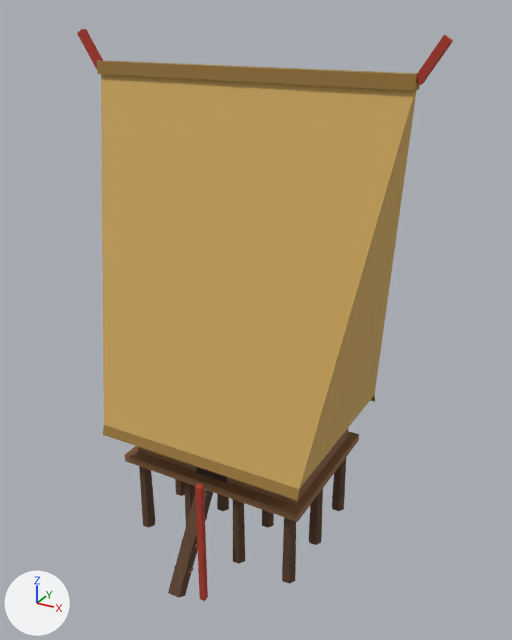
The glTF model apps/web/src/assets/models/viet/viet_nha_rong.glb: old version first, new version second.
Before and after are seen from a 50 mm lens placed at (0.633, -1.059, 1.035), pointed at (0.04, 0.02, 0.496). Arrows for +X, +Y and +Z are at lower left; the lights stay in place. The older version comes first. Vertices at exactly the same position are counted once.

Objects in the first picture: 'viet_nha_rong'.
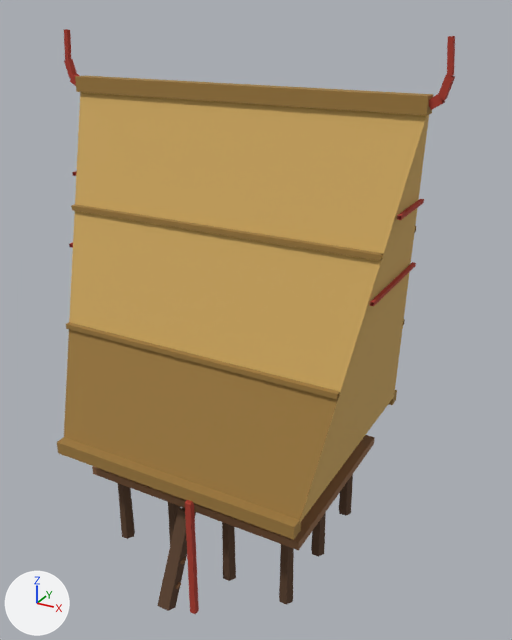
Changed parts and their boxes [x1, y1, x2, y2] in the pictures (512 x 640 px; the box of a moved part takes in the faces that stretch with it):
'viet_nha_rong', reshaped: before [77, 29, 453, 601]; after [57, 29, 455, 614]
part 1 of me_viet_nha_rong, added (brown): after [118, 483, 135, 539]
part 2 of me_viet_nha_rong, added (mostly hidden): after [168, 502, 180, 545]
part 3 of me_viet_nha_rong, added (brown): after [222, 522, 236, 581]
part 4 of me_viet_nha_rong, added: after [339, 474, 353, 516]
part 5 of me_viet_nha_rong, added (brown): after [311, 512, 326, 557]
part 6 of me_viet_nha_rong, added (brown): after [279, 544, 294, 605]
part 7 of me_viet_nha_rong, added: after [92, 435, 375, 550]
part 8 of me_viet_nha_rong, moved or reshaped: before [174, 566, 193, 575]; after [162, 580, 181, 589]
part 9 of me_viet_nha_rong, added (brown): after [57, 437, 301, 540]
part 10 of me_viet_nha_rong, added: after [389, 390, 397, 405]
part 11 of me_viet_nha_rong, added (brown): after [75, 76, 434, 116]
part 12 of me_viet_nha_rong, rebuilt (15% wider): before [101, 74, 417, 500]; after [64, 92, 429, 524]
part 13 of me_viet_nha_rong, rebuilt (13% narrower): before [168, 489, 213, 598]; after [157, 508, 196, 611]
part 14 of me_viet_nha_rong, deleted: before [77, 29, 453, 601]
part 15 of me_viet_nha_rong, reshaped: before [97, 60, 420, 91]; after [64, 29, 455, 399]
part 16 of me_viet_nha_rong, added (red): after [185, 500, 199, 614]

The change, as a list of edits to the scene's bpy script:
```text
Change me_viet_nha_rong:
    remove me_viet_nha_rong.from_pydata(...)  # 266 vertices, 430 faces; spans x -0.351..0.351, y -0.234..0.234, z 0.0..1.0
    add me_viet_nha_rong.from_pydata(...)  # 456 vertices, 664 faces; spans x -0.366..0.366, y -0.268..0.268, z 0.0..1.0
    me_viet_nha_rong part 1: a new loose piece, a 6-sided cut cone along z (radius 0.015 at the low end, 0.013 at the high end) spanning x -0.203..-0.174, y -0.144..-0.119, z 0.006..0.173, in mat_viet_nha_rong_viet_timber_dark (brown #5a3f2a)
    me_viet_nha_rong part 2: a new loose piece, a 6-sided cut cone along z (radius 0.015 at the low end, 0.013 at the high end) spanning x -0.077..-0.048, y -0.144..-0.119, z 0.006..0.173, in mat_viet_nha_rong_viet_timber_dark (brown #5a3f2a)
    me_viet_nha_rong part 3: a new loose piece, a 6-sided cut cone along z (radius 0.015 at the low end, 0.013 at the high end) spanning x 0.048..0.077, y -0.144..-0.119, z 0.006..0.173, in mat_viet_nha_rong_viet_timber_dark (brown #5a3f2a)
    me_viet_nha_rong part 4: a new loose piece, a 6-sided cut cone along z (radius 0.015 at the low end, 0.013 at the high end) spanning x 0.174..0.203, y 0.149..0.174, z 0.006..0.173, in mat_viet_nha_rong_viet_timber_dark (brown #5a3f2a)
    me_viet_nha_rong part 5: a new loose piece, a 6-sided cut cone along z (radius 0.015 at the low end, 0.013 at the high end) spanning x 0.174..0.203, y 0.002..0.028, z 0.006..0.173, in mat_viet_nha_rong_viet_timber_dark (brown #5a3f2a)
    me_viet_nha_rong part 6: a new loose piece, a 6-sided cut cone along z (radius 0.015 at the low end, 0.013 at the high end) spanning x 0.174..0.203, y -0.144..-0.119, z 0.006..0.173, in mat_viet_nha_rong_viet_timber_dark (brown #5a3f2a)
    me_viet_nha_rong part 7: a new loose piece, a box spanning x -0.23..0.23, y -0.173..0.203, z 0.173..0.19, in mat_viet_nha_rong_viet_timber (brown #8a6240)
    me_viet_nha_rong part 8: the loose piece of 8 vertices spanning x -0.017..0.017, y -0.203..-0.19, z 0.046..0.051 is moved by (0.0, -0.04, -0.002)
    me_viet_nha_rong part 9: a new loose piece, a box spanning x -0.251..0.251, y -0.238..-0.213, z 0.255..0.28, in mat_viet_nha_rong_viet_straw_dark (brown #a07c3e)
    me_viet_nha_rong part 10: a new loose piece, a box spanning x -0.251..0.251, y 0.243..0.268, z 0.255..0.28, in mat_viet_nha_rong_viet_straw_dark (brown #a07c3e)
    me_viet_nha_rong part 11: a new loose piece, a box spanning x -0.335..0.335, y 0.001..0.029, z 0.892..0.919, in mat_viet_nha_rong_viet_straw_dark (brown #a07c3e)
    me_viet_nha_rong part 12: the loose piece of 10 vertices spanning x -0.305..0.305, y -0.15..0.234, z 0.258..0.934 is rebuilt with 16 vertices and now spans x -0.335..0.335, y -0.22..0.251, z 0.272..0.905
    me_viet_nha_rong part 13: the loose piece of 8 vertices spanning x -0.012..0.012, y -0.234..-0.104, z 0.0..0.183 is rebuilt with 8 vertices and now spans x -0.013..0.013, y -0.268..-0.164, z 0.0..0.178
    me_viet_nha_rong part 14: 18 loose pieces with 216 vertices, spanning x -0.351..0.351, y -0.212..0.195, z 0.007..1.0, are deleted
    me_viet_nha_rong part 15: 8 vertices removed from x -0.305..0.305, y 0.031..0.053, z 0.923..0.945; 112 vertices added at x -0.366..0.366, y -0.152..0.182, z 0.477..1.0
    me_viet_nha_rong part 16: 8 vertices added at x 0.047..0.058, y -0.247..-0.236, z 0.006..0.257
    other edits to the shape of me_viet_nha_rong do not show in these pictures
    remove me_viet_nha_rong.materials.append(mat_viet_nha_rong_viet_ink)  # brown #3a2a20
    add me_viet_nha_rong.materials.append(mat_viet_nha_rong_viet_bamboo)  # beige #d4b474
```
